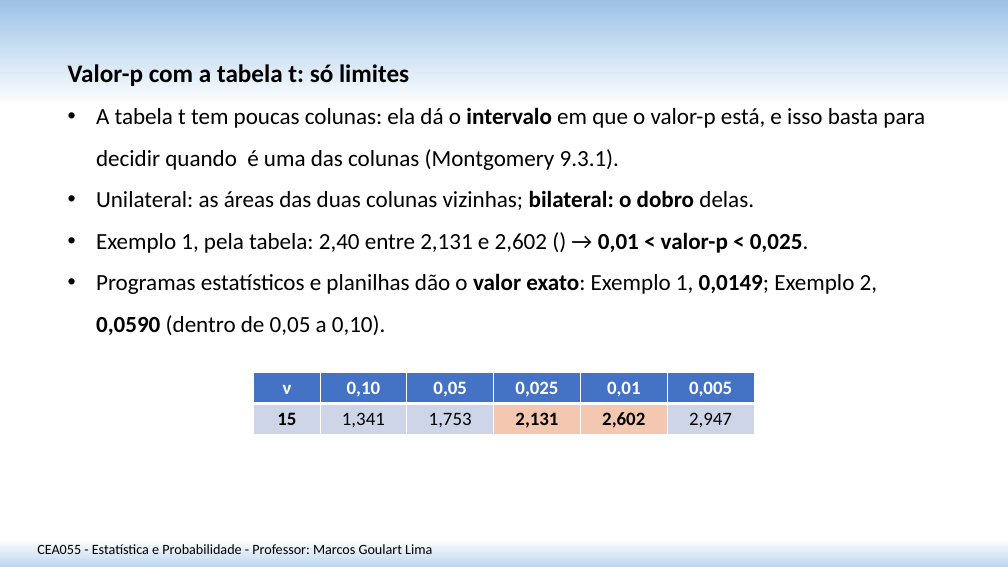
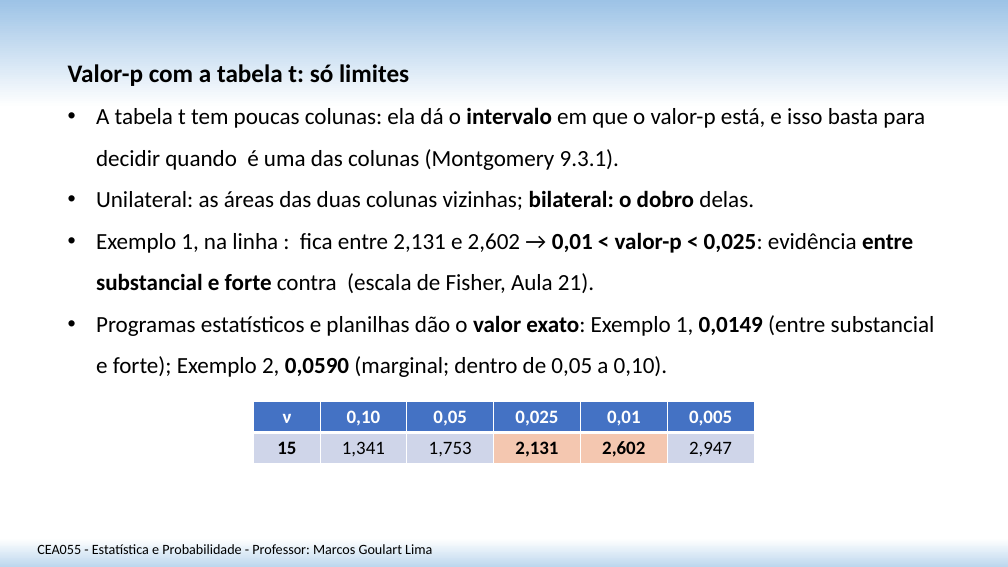
Before and after one commit to matmarcos/minhas-aulas, a slide deck: slide 12 of content/2026-2/cea055-estatistica-probabilidade/22-teste-hipotese-media-var-desconhecida/Aula_22_Teste_Hipotese_Media_Var_Desconhecida_SITE.pptx. Drawn at 1008x567 pixels with LibreOffice and Linux fonts; fonts in the diff are those of the drawing. Boxes give left, top, right and bottom in pixels: in the first picture for what was removed or moved away, otherwise in the second. Text is boxed around its words. In the diff, an @@ line names an element or a change of style, - is before the commit and + after.

```diff
--- a/content/2026-2/cea055-estatistica-probabilidade/22-teste-hipotese-media-var-desconhecida/Aula_22_Teste_Hipotese_Media_Var_Desconhecida_SITE.pptx
+++ b/content/2026-2/cea055-estatistica-probabilidade/22-teste-hipotese-media-var-desconhecida/Aula_22_Teste_Hipotese_Media_Var_Desconhecida_SITE.pptx
@@ text at (x1=96, y1=232, x2=935, y2=377): text changed @@
-• Exemplo 1, pela tabela: 2,40 entre 2,131 e 2,602 () → 0,01 < valor-p < 0,025.
-• Programas estatísticos e planilhas dão o valor exato: Exemplo 1, 0,0149; Exemplo 2, 0,0590 (dentro de 0,05 a 0,10).
+• Exemplo 1, na linha : fica entre 2,131 e 2,602 → 0,01 < valor-p < 0,025: evidência entre substancial e forte contra (escala de Fisher, Aula 21).
+• Programas estatísticos e planilhas dão o valor exato: Exemplo 1, 0,0149 (entre substancial e forte); Exemplo 2, 0,0590 (marginal; dentro de 0,05 a 0,10).
@@ table moved from (x1=254, y1=372, x2=755, y2=435) to (x1=254, y1=401, x2=755, y2=464) @@
```
Also in this commit, not shown: 1 other slide changed, 1 other file.
